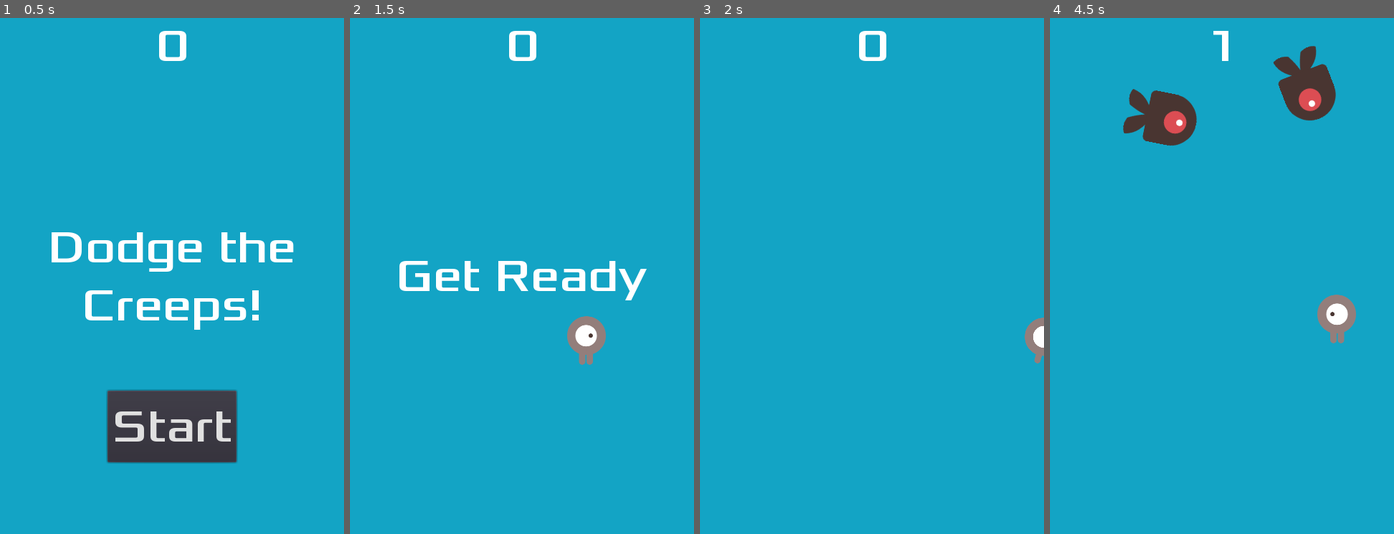
Above: before the commit, frames 1-4 (left to right).
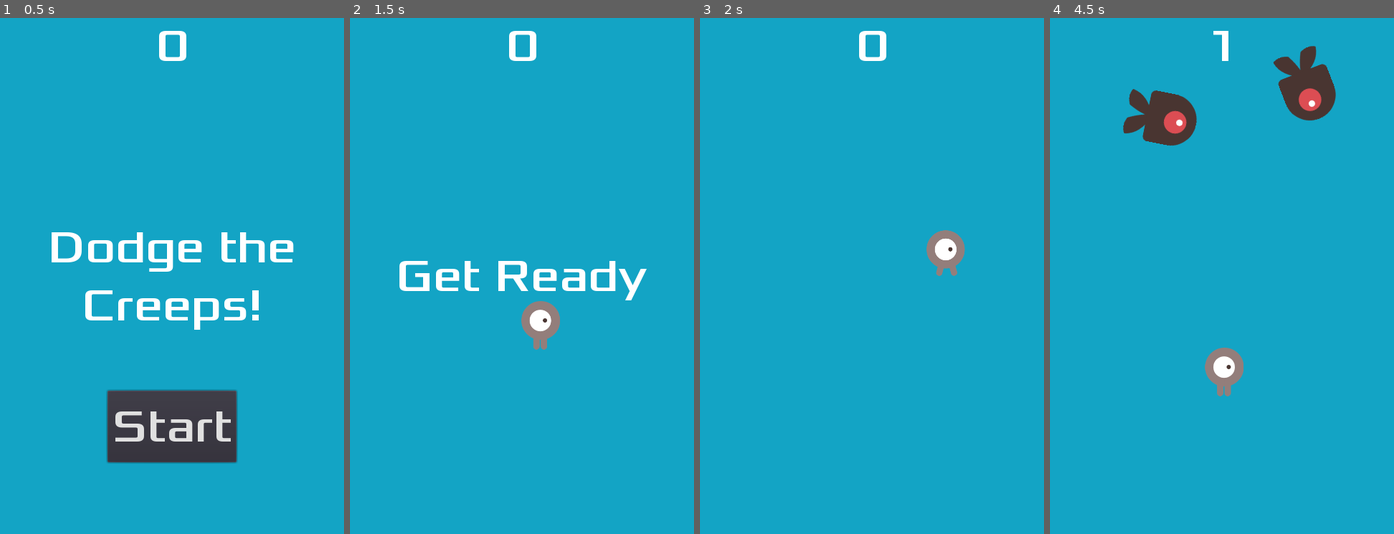
Above: after the commit, the same moments.

Repository: dhiegoatencio/godot-dodge-the-creeps
Game: Godot game, scene res://Main.tscn
Same seed, same stepped clock (60 frames per second), same inputs: the game is played once before the commit and once after it. Before the commit the project has no main scene; this scene is started directly in both runs.
Inputs (mouse positions are in pixels of both pictures, inside the frame that each line leads up to):
- Up to frame 1 (0.5 s): no input
- Up to frame 2 (1.5 s): click "Start" at 0.5 s; tap Enter at 1.25 s; move the mouse to (597, 250) at 1.27 s; hold Right (ui_right) from 1.28 s (still down); click (597, 250) at 1.42 s
- Up to frame 3 (2 s): keep holding Right (ui_right)
- Up to frame 4 (4.5 s): move the mouse to (1153, 301) at 2.02 s; release Right (ui_right) at 2.03 s; hold Down (ui_down) 2.03-2.78 s; click (1153, 301) at 2.17 s; move the mouse to (1256, 162) at 2.77 s; hold Right (ui_right) 2.78-3.53 s; click (1256, 162) at 2.92 s; move the mouse to (1204, 379) at 3.52 s; hold Up (ui_up) 3.53-4.28 s; click (1204, 379) at 3.67 s; move the mouse to (1325, 353) at 4.27 s; hold Left (ui_left) from 4.28 s (still down); click (1325, 353) at 4.42 s

Frame 1 is identical in both runs. In frame 2, 1.5% of the frame differs, in the area x 49-75%, y 54-68%; in frame 3, 1.1%; in frame 4, 1.5%, in the area x 45-89%, y 53-74%.

Commit message:
config export

Diff:
--- a/Player.gd
+++ b/Player.gd
@@ -4,27 +4,51 @@
 export var speed = 400 # how fast the player will move (pixel/sec)
 
 var screen_size # size of the game window
+var target = Vector2() # add this variable to hold the clicked position
 
 func _ready():
+	hide()
 	screen_size = get_viewport_rect().size
-	# hide()
+
+func start(pos):
+	position = pos
+	target = pos # initial target is the start position
+	show()
+	$CollisionShape2D.disabled = false
+
+func _input(event): # change the target whenever a touch event happens
+	if event is InputEventScreenTouch and event.is_pressed():
+		target = event.position
 
 func _process(delta):
 	var velocity = Vector2() # the player moviment vector
-	if Input.is_action_pressed("ui_right"):
-		velocity.x += 1
-	if Input.is_action_pressed("ui_left"):
-		velocity.x -= 1
-	if Input.is_action_pressed("ui_down"):
-		velocity.y += 1
-	if Input.is_action_pressed("ui_up"):
-		velocity.y -= 1
+
+	# move towards the target and stop when close
+	if position.distance_to(target) > 10:
+		velocity = (target - position).normalized() * speed
+	else:
+		velocity = Vector2()
+
+	# if Input.is_action_pressed("ui_right"):
+	# 	velocity.x += 1
+	# if Input.is_action_pressed("ui_left"):
+	# 	velocity.x -= 1
+	# if Input.is_action_pressed("ui_down"):
+	# 	velocity.y += 1
+	# if Input.is_action_pressed("ui_up"):
+	# 	velocity.y -= 1
+
 	if velocity.length() > 0:
 		velocity = velocity.normalized() * speed
 		$AnimatedSprite.play()
 	else:
 		$AnimatedSprite.stop()
+
 	position += velocity * delta
+	# We still need to clamp the player's position here because on devices that don't
+	# match your game's aspect ratio, Godot will try to maintain it as much as possible
+	# by creating black borders, if necessary.
+	# Without clamp(), the player would be able to move under those borders.
 	position.x = clamp(position.x, 0, screen_size.x)
 	position.y = clamp(position.y, 0, screen_size.y)
 
@@ -43,8 +67,3 @@
 	hide()
 	emit_signal("hit")
 	$CollisionShape2D.set_deferred("disabled", true)
-
-func start(pos):
-	position = pos
-	show()
-	$CollisionShape2D.disabled = false
--- a/project.godot
+++ b/project.godot
@@ -13,7 +13,18 @@
 
 }
 
+[application]
+
+run/main_scene="res://Main.tscn"
+
 [display]
 
 window/size/width=480
 window/size/height=720
+window/handheld/orientation="portrait"
+window/stretch/mode="2d"
+window/stretch/aspect="keep"
+
+[input_devices]
+
+pointing/emulate_touch_from_mouse=true
Not shown, added: export_presets.cfg
